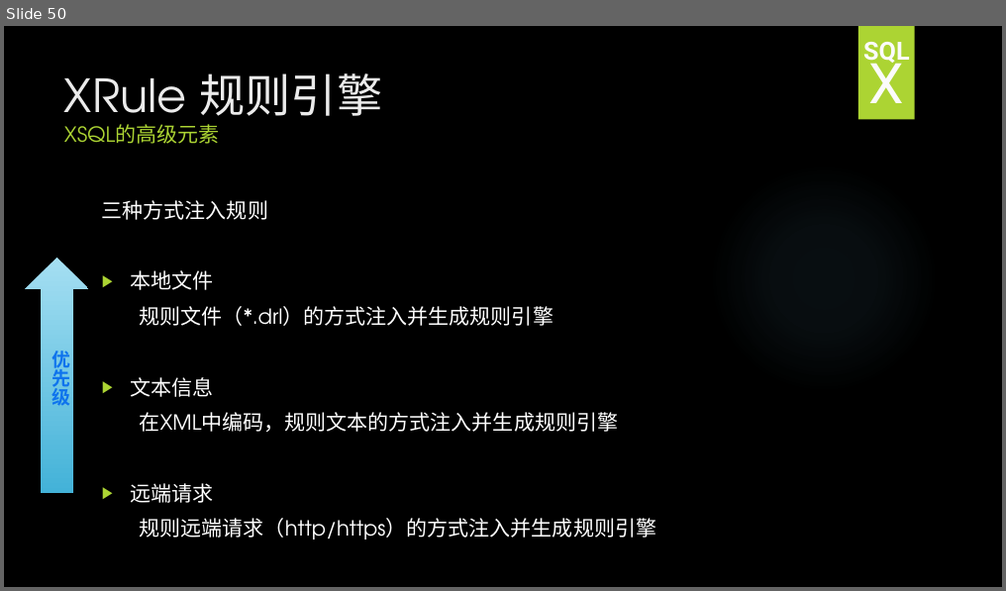
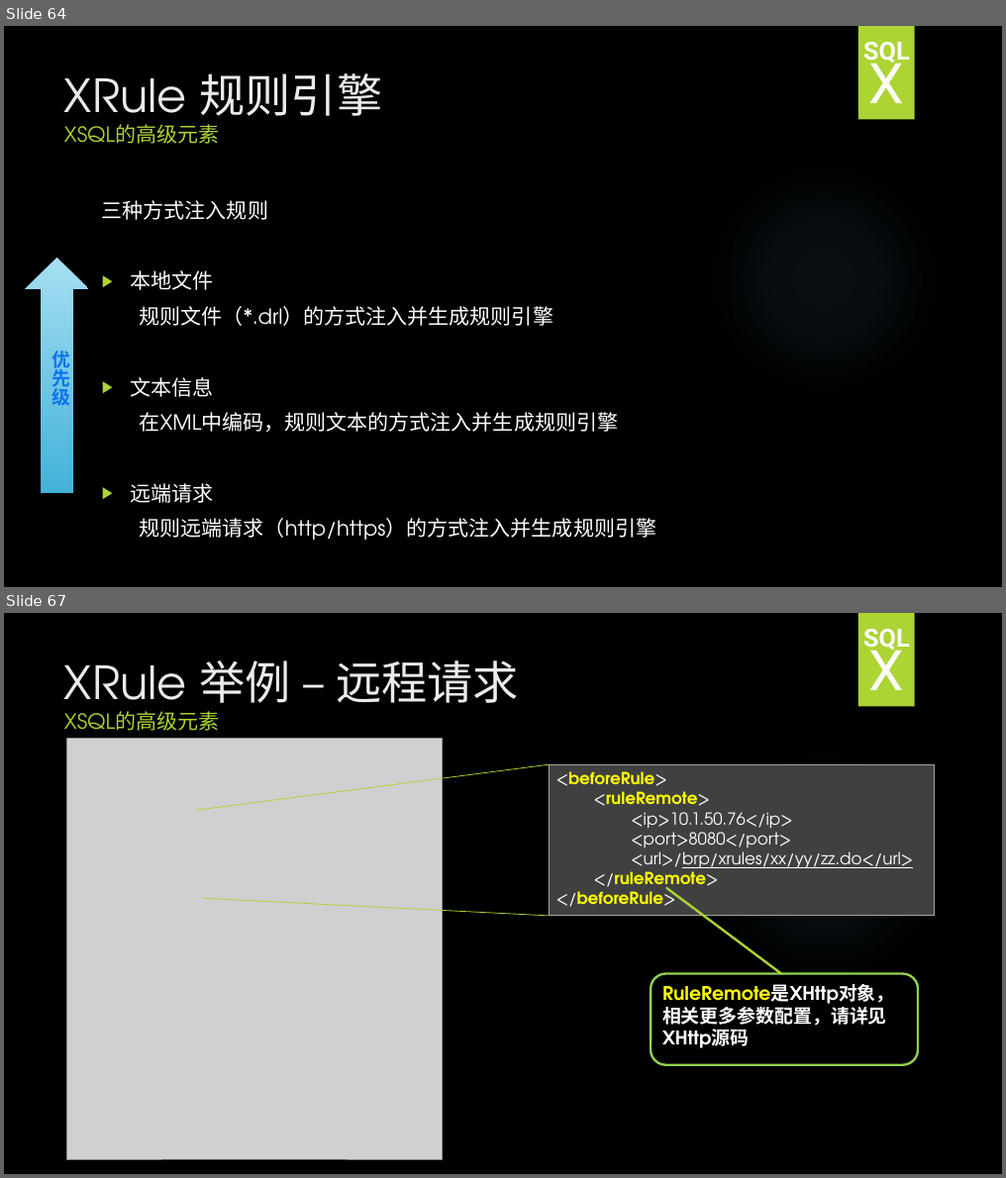
Before and after one commit to HY-ZhengWei/hy.common.XJava, a slide deck: doc/XSQL技术交流.pptx. Shown one above the other, each under a label of ours: slide 50 before the commit, slides 64 and 67 after it; the slides between them are not shown. The pictures are 1006x591 and 1006x1178 pixels, drawn with LibreOffice and Linux fonts; fonts in the diff are those of the drawing; grey boxes stand for pictures; background and template pictures are left out. Boxes give left, top, right and bottom in pixels: in the first picture for what was removed or moved away, otherwise in the second. Text is boxed around its words. In the diff, an @@ line names an element or a change of style, - is before the commit and + after.

```diff
--- a/doc/XSQL技术交流.pptx
+++ b/doc/XSQL技术交流.pptx
@@ slide 67 added at <box>4,613,1002,1174</box>, background picture (left out); not listed: 2 template elements that a slide beside it also shows @@
@@ text added at <box>863,629,910,654</box>, 24 pt, text pattern #EBEBEB on #FBFBFB, bold @@
+SQL
@@ text added at <box>868,639,903,690</box>, 54 pt, text pattern #EBEBEB on #FBFBFB @@
+X
@@ title added at <box>64,661,519,739</box>, 44 pt, text #EBEBEB @@
+XRule 举例 – 远程请求
+XSQL的高级元素
@@ picture added at <box>67,739,442,1159</box> @@
@@ line added from (196, 811) to (549, 765), #ACD433 0.75 pt @@
@@ rectangle added at <box>549,765,935,916</box>, fill #404040, outline #A6A6A6 0.75 pt, 16 pt, text #FFFFFF @@
+<beforeRule>
+<ruleRemote>
+<ip>10.1.50.76</ip>
+<port>8080</port>
+<url>/brp/xrules/xx/yy/zz.do</url>
+</ruleRemote>
+</beforeRule>
@@ line added from (202, 898) to (549, 916), #ACD433 0.75 pt @@
@@ line added from (782, 973) to (666, 888), #ACD433 2.25 pt @@
@@ rounded rectangle added at <box>650,973,918,1065</box>, outline #92D050 2.25 pt, 18 pt, text #FFFFFF, bold @@
+RuleRemote是XHttp对象，相关更多参数配置，请详见XHttp源码
@@ what was slide 50 is now slide 64 @@
```
Also in this commit, not shown: 3 slides changed, 22 other slides added, 1 slide removed, 3 other files.
